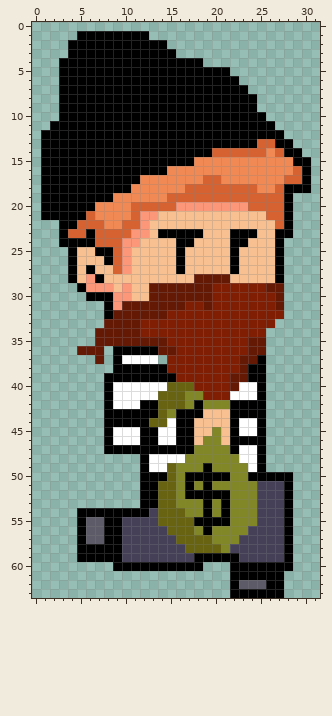
Pixel-art sprite, stored at proj_3_robber/sprites/spr_robber_running/d59b32ec-55c8-46aa-95b0-0a39cfc4f9c6.png. Above, as it was before the edit.
The file is 32x64 pixels.
The result:
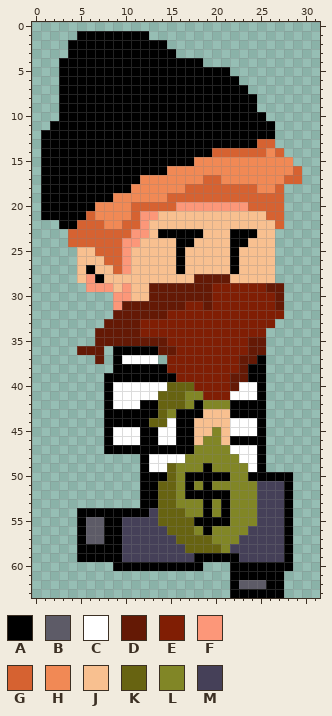
Palette (. is transparent): A #000000  B #5d5b67  C #ffffff  D #641905  E #801e04  F #fc9779  G #d66231  H #f18955  J #f8c090  K #676311  L #818626  M #454058
Changes in this commit:
y 12: x 27 A -> .
y 13: x 27..28 AA -> ..
y 14: x 28..29 AA -> ..
y 15: x 29..30 AA -> ..
y 16..17: x 30 A -> .
y 18: x 28..30 AAA -> ...
y 19..22: x 28 A -> .
y 23: x 3 A -> .; x 6 A -> G; x 27..28 AA -> ..
y 24: x 3..6 AAAA -> .GGG; x 27 A -> .
y 25: x 4 A -> .; x 7..8 AA -> GG; x 27 A -> .
y 26: x 4 A -> .; x 8 A -> G; x 27 A -> .
y 27..28: x 4 A -> .; x 27 A -> .
y 29: x 5 A -> .
y 30: x 6..8 AAA -> ...
y 31..32: x 8 A -> .
y 44..45: x 22 A -> C
y 47: x 22 A -> C
Changed places in both pictures, as pixel boxes (x1, y1, x2, y2):
erased: (275, 130, 311, 283)
changed: (59, 229, 113, 319)
changed: (230, 418, 239, 454)
